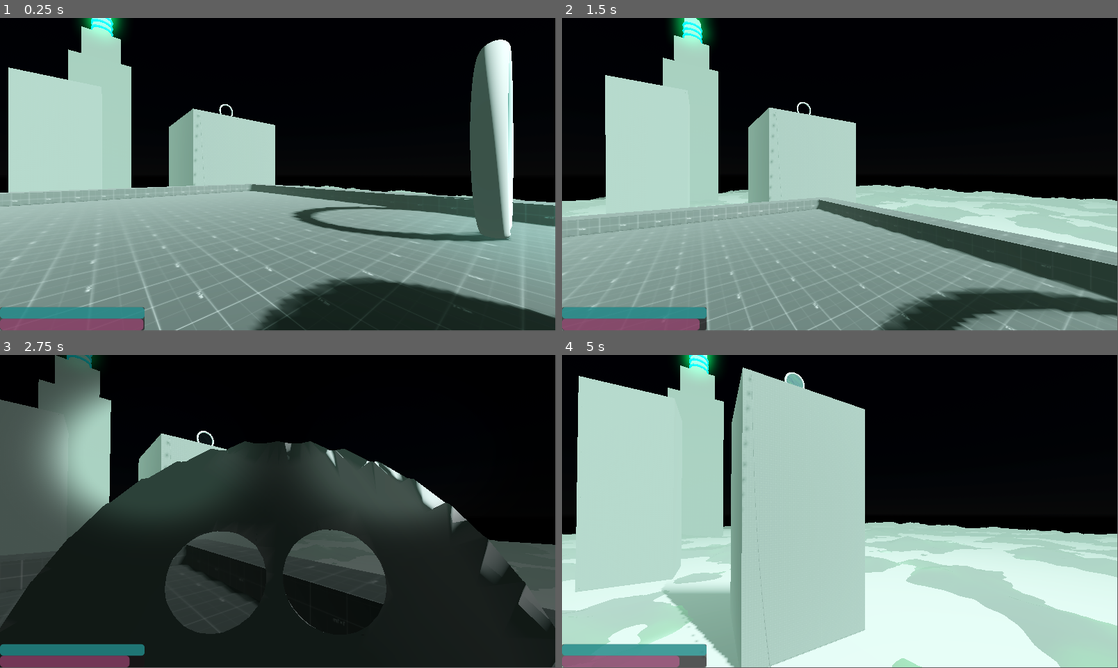
Above: before the commit, frames 1-4 (two rows, left to right).
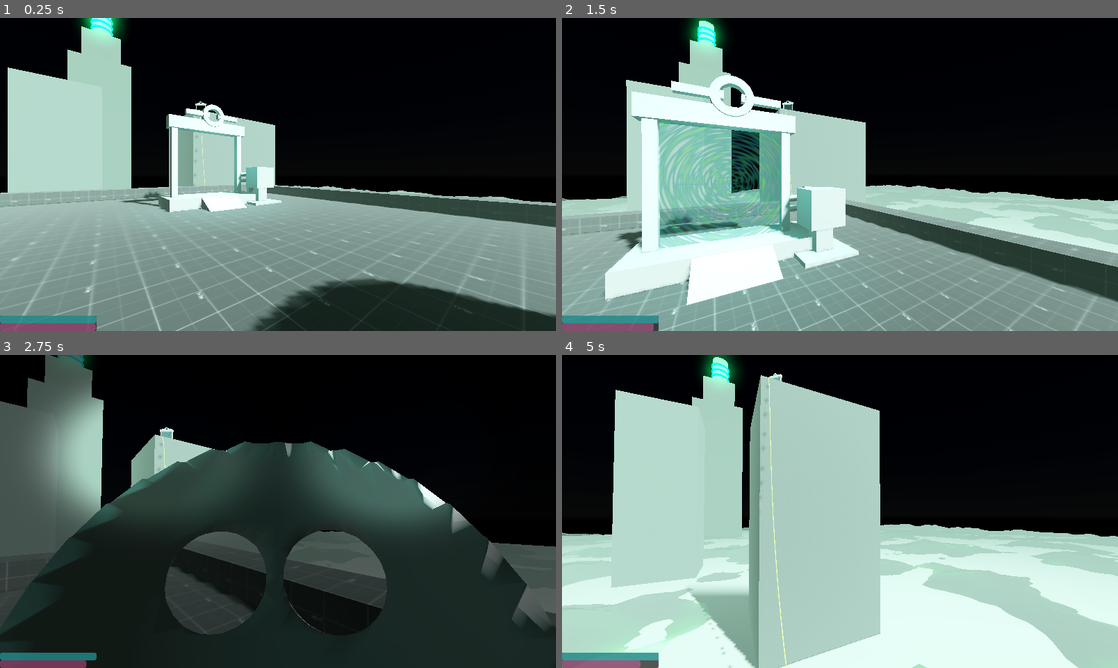
Above: after the commit, the same moments.

Repository: RuffledPlume/GWF-78
Game: Godot game, scene res://Levels/Sandbox.tscn
Two runs of this game, one before a commit and one after it. Both use one fixed random seed, a clock stepped at 60 frames per second and the inputs below.
Inputs (mouse positions are in pixels of both pictures, inside the frame that each line leads up to):
- Up to frame 1 (0.25 s): no input
- Up to frame 2 (1.5 s): move the mouse to (867, 171) at 0.52 s; hold W (Forward) from 0.53 s (still down); click (867, 171) at 0.6 s; tap Space (Jump) at 0.77 s; move the mouse to (812, 174) at 1.27 s; click (812, 174) at 1.35 s
- Up to frame 3 (2.75 s): keep holding W (Forward); tap Space (Jump) at 1.52 s; move the mouse to (289, 505) at 2.02 s; hold Right mouse button (UseMask) from 2.03 s (still down); click (289, 505) at 2.3 s
- Up to frame 4 (5 s): keep holding W (Forward); move the mouse to (834, 514) at 2.77 s; release Right mouse button (UseMask) at 2.78 s; tap Shift at 2.85 s; tap Space (Jump) at 3.02, 3.77, 4.52 s; click (834, 514) at 3.05 s; move the mouse to (878, 514) at 3.52 s; click (878, 514) at 3.6 s; move the mouse to (795, 508) at 4.27 s; click (795, 508) at 4.35 s
In our replay, the window is 799x449 before the commit and 800x450 after it. These sizes can differ from the game's own. Grey fills any space a smaller window leaves; there, only what the larger window draws over its background counts as a difference.

The runs differ from the first frame. In frame 1, 11% of the frame differs, in the area x 0-100%, y 0-100%; in frame 2, 31%; in frame 3, 6.5%; in frame 4, 19%.

Commit message:
Prefabs added and edited
Teleporter, Tower Three and WirePath

Diff:
--- a/Levels/Sandbox.tscn
+++ b/Levels/Sandbox.tscn
@@ -6,11 +6,11 @@
 [ext_resource type="PackedScene" uid="uid://bb30g1n8ji8rw" path="res://Prefabs/Interiors/TowerOne_Interior.tscn" id="3_xenud"]
 [ext_resource type="PackedScene" uid="uid://cqldusysobkbt" path="res://Prefabs/cloud_barrier.tscn" id="4_tisy8"]
 [ext_resource type="PackedScene" uid="uid://fnvvxl6bxw5h" path="res://Prefabs/interaction_test.tscn" id="5_cqemu"]
-[ext_resource type="PackedScene" uid="uid://c0k1dgeaxg3v7" path="res://Prefabs/teleporter.tscn" id="5_lvwsf"]
 [ext_resource type="PackedScene" uid="uid://cy6eqkcaqivhv" path="res://Prefabs/WirePath.tscn" id="7_0jmtq"]
 [ext_resource type="PackedScene" uid="uid://brl17jlt1wlcf" path="res://Prefabs/door.tscn" id="9_yrmud"]
 [ext_resource type="PackedScene" uid="uid://rf8st73cwaom" path="res://Prefabs/teleporter_frequency.tscn" id="10_i0ju0"]
 [ext_resource type="Script" path="res://Scripts/safe_zone.gd" id="10_t3pil"]
+[ext_resource type="PackedScene" uid="uid://ukmadykyy3j3" path="res://Prefabs/teleporter_new.tscn" id="11_a0wa4"]
 
 [sub_resource type="ProceduralSkyMaterial" id="ProceduralSkyMaterial_dl0db"]
 sky_horizon_color = Color(0.64625, 0.65575, 0.67075, 1)
@@ -107,15 +107,20 @@
 shadow_enabled = true
 directional_shadow_blend_splits = true
 
+[node name="Teleporter" parent="." node_paths=PackedStringArray("teleporter_target") instance=ExtResource("11_a0wa4")]
+transform = Transform3D(1, 0, -2.98023e-08, 0, 1, 0, 2.98023e-08, 0, 1, 9, 52.75, -9)
+teleporter_target = NodePath("../Teleporter2")
+
+[node name="Teleporter2" parent="." node_paths=PackedStringArray("teleporter_target") instance=ExtResource("11_a0wa4")]
+transform = Transform3D(-0.707107, 0, 0.707107, 0, 1, 0, -0.707107, 0, -0.707107, 28, 72.75, -65)
+teleporter_target = NodePath("../Teleporter")
+
 [node name="Player" parent="." instance=ExtResource("2_k8lnm")]
 transform = Transform3D(0.766044, 0, -0.642788, 0, 1, 0, 0.642788, 0, 0.766044, 5.23062, 51.5, 0.386765)
 mouse_sensitivity = 0.002
 
 [node name="Camera3D" parent="Player/CameraPivot" index="0"]
 fov = 75.0
-
-[node name="Mask" parent="Player/CameraPivot/Camera3D" index="0"]
-transform = Transform3D(0.769831, 0, 0, 0, -2.78678e-06, 0.769831, 0, -0.769831, -2.78678e-06, 0, -0.5, -0.7)
 
 [node name="Lights" type="Node3D" parent="."]
 
@@ -548,19 +553,7 @@
 
 [node name="Path3D" parent="." instance=ExtResource("7_0jmtq")]
 transform = Transform3D(1, 0, 0, 0, 1, 0, 0, 0, 1, 26, 71, -61)
-curve = SubResource("Curve3D_prnq5")
-
-[node name="Teleporter" parent="." instance=ExtResource("5_lvwsf")]
-transform = Transform3D(1, 0, 0, 0, 1, 0, 0, 0, 1, 13, 52.7, 0)
-
-[node name="TeleporterB" parent="Teleporter" index="7"]
-transform = Transform3D(1, 0, 0, 0, 1, 0, 0, 0, 1, 23, 20.3, -63.2)
-
-[node name="Teleporter2" parent="." instance=ExtResource("5_lvwsf")]
-transform = Transform3D(0.258819, 0, 0.965926, 0, 1, 0, -0.965926, 0, 0.258819, 29, 72, -87)
-
-[node name="TeleporterB" parent="Teleporter2" index="7"]
-transform = Transform3D(1, 0, 0, 0, 1, 0, 0, 0, 1, 3.13303, 28.2, -88.3088)
+curve = SubResource("Curve3D_unv64")
 
 [node name="Door" parent="." instance=ExtResource("9_yrmud")]
 transform = Transform3D(1, 0, 0, 0, 1, 0, 0, 0, 1, -6.96963, 50.5477, -3.21781)
@@ -585,5 +578,3 @@
 transform = Transform3D(-0.0157771, 0, 0.999876, 0, 1, 0, -0.999876, 0, -0.0157771, 1.28181, 50.3749, -9.07563)
 
 [editable path="Player"]
-[editable path="Teleporter"]
-[editable path="Teleporter2"]
--- a/Materials/ToxicCloudParticle.tres
+++ b/Materials/ToxicCloudParticle.tres
@@ -1,6 +1,6 @@
 [gd_resource type="StandardMaterial3D" load_steps=2 format=3 uid="uid://bjq04qxs0o3xj"]
 
-[ext_resource type="Texture2D" uid="uid://bp5dsew7bkfrc" path="res://CloudAlpha.png" id="1_8sha3"]
+[ext_resource type="Texture2D" uid="uid://bp5dsew7bkfrc" path="res://Textures/CloudAlpha.png" id="1_8sha3"]
 
 [resource]
 transparency = 1
--- a/Particles/toxic_cloud_particles.tscn
+++ b/Particles/toxic_cloud_particles.tscn
@@ -1,7 +1,7 @@
 [gd_scene load_steps=22 format=3 uid="uid://drbsattuk6qio"]
 
 [ext_resource type="Material" uid="uid://bjq04qxs0o3xj" path="res://Materials/ToxicCloudParticle.tres" id="1_eqggh"]
-[ext_resource type="Texture2D" uid="uid://1mtqn8awys4t" path="res://CloudTrailAlpha.png" id="2_uis1k"]
+[ext_resource type="Texture2D" uid="uid://1mtqn8awys4t" path="res://Textures/CloudTrailAlpha.png" id="2_uis1k"]
 
 [sub_resource type="Curve" id="Curve_t3qec"]
 _data = [Vector2(0, 0.502443), 0.0, 0.0, 0, 0, Vector2(0.816406, 0.0895765), 0.0, 0.0, 0, 0]
--- /dev/null
+++ b/Prefabs/Interiors/tower_three.tscn
@@ -0,0 +1,239 @@
+[gd_scene load_steps=11 format=3 uid="uid://cr1u7jts1uf3m"]
+
+[ext_resource type="Texture2D" uid="uid://dt48n212okjo6" path="res://Materials/prototype-texture-with-size.png" id="1_n5ve7"]
+[ext_resource type="PackedScene" uid="uid://dikcrsr171oyg" path="res://Prefabs/Player.tscn" id="2_qyg6p"]
+[ext_resource type="PackedScene" uid="uid://cy6eqkcaqivhv" path="res://Prefabs/WirePath.tscn" id="3_akoco"]
+
+[sub_resource type="StandardMaterial3D" id="StandardMaterial3D_bxsof"]
+albedo_texture = ExtResource("1_n5ve7")
+uv1_triplanar = true
+
+[sub_resource type="StandardMaterial3D" id="StandardMaterial3D_u7rse"]
+albedo_texture = ExtResource("1_n5ve7")
+uv1_triplanar = true
+
+[sub_resource type="StandardMaterial3D" id="StandardMaterial3D_aok6m"]
+albedo_texture = ExtResource("1_n5ve7")
+uv1_triplanar = true
+
+[sub_resource type="BoxMesh" id="BoxMesh_1fyna"]
+size = Vector3(1, 2, 1.5)
+
+[sub_resource type="Curve3D" id="Curve3D_vw7jc"]
+resource_local_to_scene = true
+_data = {
+"points": PackedVector3Array(-0.1, 0.3, 0.8, 0.1, -0.3, -0.8, 0.800001, 0, 0.999999, 0.1, 1, 1, -0.1, -1, -1, 0.6, -1.7, -0.800001, 0, 0, 3.3, 0, 0, -3.3, 0.7, -3.2, -8.3, 0, -0.9, 1.8, 0, 0.9, -1.8, 0.900001, -1.8, -16.3, 0, -1.3, 0, 0, 1.3, 0, 0.853174, 2.09972, -20.0034, 1.5, -0.9, 0, -1.5, 0.9, 0, 0.2, 10.9, -20, 1.2, 0.1, 0, -1.2, -0.1, 0, -4.7, 11.4, -20.2, 2.1, 0, 0, -2.1, 0, 0, -10.4, 11, -20, 0.7, -0.3, 0, -0.7, 0.3, 0, -14.7902, 11.405, -19.9979, 0.1, -0.2, 0, -0.1, 0.2, 0, -15.7, 12.3, -20, 0, 0, 1, 0, 0, -1, -15.7, 13.1, -21),
+"tilts": PackedFloat32Array(0, 0, 0, 0, 0, 0, 0, 0, 0, 0, 0)
+}
+point_count = 11
+
+[sub_resource type="CylinderMesh" id="CylinderMesh_hdsig"]
+top_radius = 0.4
+bottom_radius = 0.4
+height = 0.5
+
+[sub_resource type="CylinderMesh" id="CylinderMesh_ynfdi"]
+top_radius = 0.3
+bottom_radius = 0.3
+height = 0.5
+
+[node name="TowerThree" type="Node3D"]
+
+[node name="DirectionalLight3D" type="DirectionalLight3D" parent="."]
+transform = Transform3D(1.04063e-08, 0.499998, 0.866027, -0.499997, -0.750003, 0.433012, 0.866027, -0.43301, 0.249997, 0, 0, 0)
+shadow_enabled = true
+
+[node name="Bridge2" type="CSGBox3D" parent="."]
+transform = Transform3D(0.984808, -0.173648, 0, 0.173648, 0.984808, 0, 0, 0, 1, 28.4477, 5.32605, -10.3)
+material_override = SubResource("StandardMaterial3D_bxsof")
+use_collision = true
+size = Vector3(7.3, 0.1, 3)
+
+[node name="Bridge3" type="CSGBox3D" parent="."]
+transform = Transform3D(0.996195, 0.0871557, 0, -0.0871557, 0.996195, 0, 0, 0, 1, 11.804, 4.86985, -10.3)
+material_override = SubResource("StandardMaterial3D_bxsof")
+use_collision = true
+size = Vector3(4, 0.1, 3)
+
+[node name="Bridge" type="CSGBox3D" parent="."]
+transform = Transform3D(1, 0, 0, 0, 1, 0, 0, 0, 1, 17.5, 4.7, -10.4)
+material_override = SubResource("StandardMaterial3D_bxsof")
+use_collision = true
+size = Vector3(15, 0.1, 2)
+
+[node name="Bridge4" type="CSGBox3D" parent="."]
+transform = Transform3D(1, 0, 0, 0, 1, 0, 0, 0, 1, 21.2, -7.8, -6.75)
+material_override = SubResource("StandardMaterial3D_bxsof")
+use_collision = true
+size = Vector3(22.4, 0.5, 0.7)
+
+[node name="Tower1" type="CSGCombiner3D" parent="."]
+material_override = SubResource("StandardMaterial3D_u7rse")
+use_collision = true
+
+[node name="T3BoundingBox" type="CSGBox3D" parent="Tower1"]
+transform = Transform3D(1, 0, 0, 0, 1, 0, 0, 0, 1, 0, -11, 3)
+material_override = SubResource("StandardMaterial3D_bxsof")
+use_collision = true
+size = Vector3(20, 34, 30)
+
+[node name="Cutout" type="CSGBox3D" parent="Tower1"]
+transform = Transform3D(1, 0, 0, 0, 1, 0, 0, 0, 1, 8, -5.46302, 5)
+material_override = SubResource("StandardMaterial3D_bxsof")
+operation = 2
+use_collision = true
+size = Vector3(4, 4, 4)
+
+[node name="Cutout3" type="CSGBox3D" parent="Tower1"]
+transform = Transform3D(1, 0, 0, 0, 1, 0, 0, 0, 1, 3.5, -5.96302, 2.5)
+material_override = SubResource("StandardMaterial3D_bxsof")
+operation = 2
+use_collision = true
+size = Vector3(4, 3, 9)
+
+[node name="Cutout5" type="CSGBox3D" parent="Tower1"]
+transform = Transform3D(1, 0, 0, 0, 1, 0, 0, 0, 1, 5, -5.963, -5)
+material_override = SubResource("StandardMaterial3D_bxsof")
+operation = 2
+use_collision = true
+size = Vector3(7, 3, 5)
+
+[node name="Cutout6" type="CSGBox3D" parent="Tower1"]
+transform = Transform3D(-4.37114e-08, 0, -1, 0, 1, 0, 1, 0, -4.37114e-08, 6.5, -5.963, -9)
+material_override = SubResource("StandardMaterial3D_bxsof")
+operation = 2
+use_collision = true
+size = Vector3(3, 3, 4)
+
+[node name="Door" type="CSGBox3D" parent="Tower1"]
+transform = Transform3D(1, 0, 0, 0, 1, 0, 0, 0, 1, 5.9, -6.3, 5)
+material_override = SubResource("StandardMaterial3D_bxsof")
+operation = 2
+use_collision = true
+size = Vector3(1, 2.3, 1.5)
+
+[node name="Door2" type="CSGBox3D" parent="Tower1"]
+transform = Transform3D(-4.37114e-08, 0, -1, 0, 1, 0, 1, 0, -4.37114e-08, 3.5, -6.3, -2.1)
+material_override = SubResource("StandardMaterial3D_bxsof")
+operation = 2
+use_collision = true
+size = Vector3(1, 2.3, 1.5)
+
+[node name="Cutout2" type="CSGBox3D" parent="Tower1"]
+transform = Transform3D(0.683013, -0.258819, -0.683013, -0.00623602, 0.933013, -0.359789, 0.73038, 0.25, 0.635646, 10, -5.46302, 5)
+material_override = SubResource("StandardMaterial3D_bxsof")
+operation = 2
+use_collision = true
+size = Vector3(4, 4, 4)
+
+[node name="Tower2" type="CSGCombiner3D" parent="."]
+material_override = SubResource("StandardMaterial3D_aok6m")
+use_collision = true
+
+[node name="T4BoundingBox" type="CSGBox3D" parent="Tower2"]
+transform = Transform3D(-4.37114e-08, 0, -1, 0, 1, 0, 1, 0, -4.37114e-08, 47, -6, -18)
+material_override = SubResource("StandardMaterial3D_bxsof")
+size = Vector3(20, 24, 30)
+
+[node name="LadderCutout" type="CSGBox3D" parent="Tower2"]
+transform = Transform3D(1, 0, 0, 0, 1, 0, 0, 0, 1, 41, 4.5, -25)
+operation = 2
+size = Vector3(2, 3, 2)
+
+[node name="Door" type="CSGBox3D" parent="Tower2"]
+transform = Transform3D(-4.37114e-08, 0, -1, 0, 1, 0, 1, 0, -4.37114e-08, 39.7, -7.2, -16.1)
+operation = 2
+size = Vector3(0.8, 2.3, 1.5)
+
+[node name="Door2" type="CSGBox3D" parent="Tower2"]
+transform = Transform3D(-4.37114e-08, 0, -1, 0, 1, 0, 1, 0, -4.37114e-08, 39.7, -7.2, -14.4)
+operation = 2
+size = Vector3(3, 2.3, 4)
+
+[node name="Cutout" type="CSGBox3D" parent="Tower2"]
+transform = Transform3D(0.965926, 0, 0.258819, 0, 1, 0, -0.258819, 0, 0.965926, 33.067, -5.9, -15.4206)
+operation = 2
+size = Vector3(5, 3, 5)
+
+[node name="Cutout2" type="CSGBox3D" parent="Tower2"]
+transform = Transform3D(1, 0, 0, 0, 1, 0, 0, 0, 1, 37.2, -6.9, -18.421)
+operation = 2
+size = Vector3(9.6, 3, 4)
+
+[node name="CSGBox3D2" type="CSGBox3D" parent="Tower2"]
+transform = Transform3D(1, 0, 0, 0, 1, 0, 0, 0, 1, 42, 1.5, -26)
+operation = 2
+size = Vector3(4, 3, 4)
+
+[node name="CSGBox3D3" type="CSGBox3D" parent="Tower2"]
+transform = Transform3D(0.707107, 0, 0.707107, 0, 1, 0, -0.707107, 0, 0.707107, 45.0607, 1.5, -27.0607)
+operation = 2
+size = Vector3(7, 3, 4)
+
+[node name="CSGBox3D4" type="CSGBox3D" parent="Tower2"]
+transform = Transform3D(1, 0, 0, 0, 1, 0, 0, 0, 1, 50, 0, -29.5)
+size = Vector3(9, 0.1, 3)
+
+[node name="CSGBox3D5" type="CSGBox3D" parent="Tower2"]
+transform = Transform3D(1, 0, 0, 0, 1, 0, 0, 0, 1, 60.75, 0, -29.5)
+size = Vector3(8.5, 0.1, 3)
+
+[node name="CSGBox3D6" type="CSGBox3D" parent="Tower2"]
+transform = Transform3D(-4.37114e-08, 0, -1, 0, 1, 0, 1, 0, -4.37114e-08, 63.45, 0, -16.55)
+size = Vector3(23, 0.1, 3)
+
+[node name="CSGBox3D7" type="CSGBox3D" parent="Tower2"]
+transform = Transform3D(-0.8694, -0.494109, 7.60054e-08, -0.494109, 0.8694, 4.31964e-08, -8.74228e-08, 4.31954e-16, -1, 57.6235, -2.46473, -6.55)
+size = Vector3(10, 0.1, 3)
+
+[node name="CSGBox3D8" type="CSGBox3D" parent="Tower2"]
+transform = Transform3D(-0.999977, 0.0067893, 8.74207e-08, 0.0067893, 0.999977, -5.93541e-10, -8.74228e-08, 4.31954e-16, -1, 37.5, -7.53461, -6.55)
+size = Vector3(17, 0.1, 3)
+
+[node name="CSGBox3D10" type="CSGBox3D" parent="Tower2"]
+transform = Transform3D(1.31133e-07, -2.9677e-10, 1, 0.0067893, 0.999977, -5.93541e-10, -0.999977, 0.0067893, 1.31132e-07, 30.5, -7.46516, -12.0501)
+size = Vector3(8, 0.1, 3)
+
+[node name="CSGBox3D11" type="CSGBox3D" parent="Tower2"]
+transform = Transform3D(1.31133e-07, -2.9677e-10, 1, 0.0067893, 0.999977, -5.93541e-10, -0.999977, 0.0067893, 1.31132e-07, 11.5, -7.55, -0.05)
+size = Vector3(16, 0.1, 3)
+
+[node name="CSGBox3D12" type="CSGBox3D" parent="Tower2"]
+transform = Transform3D(1.31133e-07, -2.9677e-10, 1, 0.0067893, 0.999977, -5.93541e-10, -0.999977, 0.0067893, 1.31132e-07, 8.50001, -7.49231, 4.9498)
+size = Vector3(2, 0.1, 3)
+
+[node name="CSGBox3D9" type="CSGBox3D" parent="Tower2"]
+transform = Transform3D(-0.909156, -0.416455, 7.9481e-08, -0.416455, 0.909156, 3.64077e-08, -8.74228e-08, 4.53832e-15, -1, 50.5735, -6.91304, -7.55)
+size = Vector3(2.5, 1, 1)
+
+[node name="CharacterBody3D" parent="." instance=ExtResource("2_qyg6p")]
+transform = Transform3D(1, 0, 0, 0, 1, 0, 0, 0, 1, 0, 8, -5)
+floor_constant_speed = true
+
+[node name="Generator" type="MeshInstance3D" parent="."]
+transform = Transform3D(2.6, 0, 0, 0, 1, 0, 0, 0, 1, 9.2, -6, -8.7)
+mesh = SubResource("BoxMesh_1fyna")
+
+[node name="Generator2" type="MeshInstance3D" parent="."]
+transform = Transform3D(-4.37114e-08, 0, -1, 0, 1, 0, 1, 0, -4.37114e-08, 33.7, 7, -25.3)
+mesh = SubResource("BoxMesh_1fyna")
+
+[node name="Path3D" parent="." instance=ExtResource("3_akoco")]
+transform = Transform3D(-4.37114e-08, 0, -1, 0, 1, 0, 1, 0, -4.37114e-08, 11.8, -5.9, -9.6)
+curve = SubResource("Curve3D_vw7jc")
+
+[node name="MeshInstance3D" type="MeshInstance3D" parent="."]
+transform = Transform3D(-4.37114e-08, -1, 0, 1, -4.37114e-08, 0, 0, 0, 1, 33, 7.17212, -25.2487)
+mesh = SubResource("CylinderMesh_hdsig")
+
+[node name="MeshInstance3D2" type="MeshInstance3D" parent="."]
+transform = Transform3D(-4.37114e-08, -1, 0, 1, -4.37114e-08, 0, 0, 0, 1, 10.5, -5.9, -8.75)
+mesh = SubResource("CylinderMesh_hdsig")
+
+[node name="MeshInstance3D3" type="MeshInstance3D" parent="."]
+transform = Transform3D(-4.37114e-08, 1, 0, -1, -4.37114e-08, 0, 0, 0, 1, 10.6, -5.9, -8.75)
+mesh = SubResource("CylinderMesh_ynfdi")
+
+[node name="MeshInstance3D4" type="MeshInstance3D" parent="."]
+transform = Transform3D(-4.37114e-08, 1, 0, -1, -4.37114e-08, 0, 0, 0, 1, 32.9, 7.2, -25.25)
+mesh = SubResource("CylinderMesh_ynfdi")
--- a/Prefabs/Interiors/tower_two_interior.tscn
+++ b/Prefabs/Interiors/tower_two_interior.tscn
@@ -112,10 +112,10 @@
 size = Vector3(1, 2.3, 1.5)
 
 [node name="ExitRoomCutout" type="CSGBox3D" parent="."]
-transform = Transform3D(1, 0, 0, 0, 1, 0, 0, 0, 1, -11.8, 11.006, 6.5)
-material_override = SubResource("StandardMaterial3D_prs6i")
-operation = 2
-size = Vector3(2.3, 2.3, 2)
+transform = Transform3D(1, 0, 0, 0, 1, 0, 0, 0, 1, -11.5, 11.006, 6.5)
+material_override = SubResource("StandardMaterial3D_prs6i")
+operation = 2
+size = Vector3(2, 2.3, 2)
 
 [node name="Door3" type="CSGBox3D" parent="."]
 transform = Transform3D(1, 0, 0, 0, 1, 0, 0, 0, 1, 8.2, 3.15, -6.2)
--- a/Prefabs/WirePath.tscn
+++ b/Prefabs/WirePath.tscn
@@ -3,14 +3,17 @@
 [ext_resource type="Texture2D" uid="uid://dt48n212okjo6" path="res://Materials/prototype-texture-with-size.png" id="1_6cx7g"]
 
 [sub_resource type="Curve3D" id="Curve3D_1klkm"]
+resource_local_to_scene = true
 _data = {
-"points": PackedVector3Array(0, 0.9, -1.9, 0, -0.9, 1.9, 0.00066185, 0.0150528, -0.00864792, 0, 6, -1, 0, -6, 1, -3.99939, -11.5198, 6.25143, 0, 13, -10, 0, -13, 10, 0.000610352, -46.932, 16.5907, 0, 0, 0, 0, 0, 0, 0.000610352, -69.5294, 51.1294),
-"tilts": PackedFloat32Array(0, 0, 0, 0)
+"points": PackedVector3Array(-0.8, 1, 1.1, 0.8, -1, -1.1, 0.1, 0, 0.1, 0, 0, 0, 0, 0, 0, 1.90864, 0.0150146, -0.00676739),
+"tilts": PackedFloat32Array(0, 0)
 }
-point_count = 4
+point_count = 2
 
 [sub_resource type="StandardMaterial3D" id="StandardMaterial3D_hadno"]
 albedo_texture = ExtResource("1_6cx7g")
+emission_enabled = true
+emission = Color(0.631373, 0.741176, 0, 1)
 
 [node name="Path3D" type="Path3D"]
 curve = SubResource("Curve3D_1klkm")
--- a/Prefabs/teleporter_new.tscn
+++ b/Prefabs/teleporter_new.tscn
@@ -8,31 +8,27 @@
 
 [sub_resource type="BoxShape3D" id="BoxShape3D_nx65m"]
 
-[sub_resource type="TorusMesh" id="TorusMesh_vvlmt"]
-inner_radius = 2.0
-outer_radius = 2.5
-
-[sub_resource type="ShaderMaterial" id="ShaderMaterial_v8xaa"]
+[sub_resource type="ShaderMaterial" id="ShaderMaterial_511ui"]
 render_priority = 0
 shader = ExtResource("2_kdta8")
-shader_parameter/Mix = 0.0
+shader_parameter/Mix = 1.0
 
-[sub_resource type="CylinderMesh" id="CylinderMesh_v3qn3"]
-top_radius = 2.0
-bottom_radius = 2.0
-height = 0.1
+[sub_resource type="PlaneMesh" id="PlaneMesh_2dgm6"]
+size = Vector2(3, 3)
+subdivide_width = 3
 
 [node name="Teleporter" type="Area3D" node_paths=PackedStringArray("exit_target", "portal_mesh", "teleport_audio", "generation_audio", "transit_audio", "timer")]
 gravity = 0.0
 script = ExtResource("1_4dur1")
 exit_target = NodePath("Teleporter_Exit")
-portal_mesh = NodePath("Torus/Portal")
+portal_mesh = NodePath("Portal")
 teleport_audio = NodePath("TeleportAudio")
 generation_audio = NodePath("GenerationAudio")
 transit_audio = NodePath("TransitAudio")
 timer = NodePath("Timer")
 
 [node name="Timer" type="Timer" parent="."]
+wait_time = 2.0
 one_shot = true
 
 [node name="CollisionShape3D" type="CollisionShape3D" parent="."]
@@ -41,17 +37,6 @@
 
 [node name="Teleporter_Exit" type="Node3D" parent="."]
 transform = Transform3D(1, 0, 0, 0, 1, 0, 0, 0, 1, 0, 2, 0)
-
-[node name="Torus" type="MeshInstance3D" parent="."]
-transform = Transform3D(1, 0, 0, 0, -4.37114e-08, -1, 0, 1, -4.37114e-08, 0, 0, 0)
-mesh = SubResource("TorusMesh_vvlmt")
-skeleton = NodePath("")
-
-[node name="Portal" type="MeshInstance3D" parent="Torus"]
-transform = Transform3D(-1, 8.74228e-08, -3.82137e-15, -8.74228e-08, -1, 8.74228e-08, 3.82137e-15, 8.74228e-08, 1, 0, 0, 0)
-material_override = SubResource("ShaderMaterial_v8xaa")
-mesh = SubResource("CylinderMesh_v3qn3")
-skeleton = NodePath("../../..")
 
 [node name="TeleportAudio" type="AudioStreamPlayer3D" parent="."]
 stream = ExtResource("3_knwcf")
@@ -72,3 +57,107 @@
 light_color = Color(0.439216, 0.862745, 0.788235, 1)
 light_energy = 2.0
 omni_attenuation = 0.8
+
+[node name="Portal" type="MeshInstance3D" parent="."]
+transform = Transform3D(1, 0, 0, 0, 2.03695e-06, -1, 0, -46.6, -4.37115e-08, 0, -0.3, 0)
+material_override = SubResource("ShaderMaterial_511ui")
+mesh = SubResource("PlaneMesh_2dgm6")
+skeleton = NodePath("../TeleporterMesh")
+
+[node name="TeleporterMesh" type="Node3D" parent="."]
+transform = Transform3D(1, 0, 0, 0, 1, 0, 0, 0, 1, 0, -2, 0)
+
+[node name="Mesh" type="Node3D" parent="TeleporterMesh"]
+
+[node name="CSGBox3D" type="CSGBox3D" parent="TeleporterMesh/Mesh"]
+transform = Transform3D(1, 0, 0, 0, 1, 0, 0, 0, 1, -1.6, 1.7, 0)
+use_collision = true
+size = Vector3(0.25, 3, 0.25)
+
+[node name="CSGBox3D8" type="CSGBox3D" parent="TeleporterMesh/Mesh"]
+transform = Transform3D(1, 0, 0, 0, 1, 0, 0, 0, 1, 1.4, 1.7, 0)
+use_collision = true
+size = Vector3(0.25, 3, 0.25)
+
+[node name="CSGBox3D3" type="CSGBox3D" parent="TeleporterMesh/Mesh"]
+transform = Transform3D(1, 0, 0, 0, 1, 0, 0, 0, 1, -0.1, 3.4, 0)
+use_collision = true
+size = Vector3(3.5, 0.5, 0.5)
+
+[node name="CSGBox3D4" type="CSGBox3D" parent="TeleporterMesh/Mesh"]
+transform = Transform3D(1, 0, 0, 0, 1, 0, 0, 0, 1, 0.1, 0, 0)
+use_collision = true
+size = Vector3(4.2, 0.5, 2)
+
+[node name="CSGBox3D5" type="CSGBox3D" parent="TeleporterMesh/Mesh"]
+transform = Transform3D(1, 0, 0, 0, 1, 0, 0, 0, 1, 2.1, 1.05, 1)
+use_collision = true
+
+[node name="CSGBox3D6" type="CSGBox3D" parent="TeleporterMesh/Mesh"]
+transform = Transform3D(1, 0, 0, 0, 1, 0, 0, 0, 1, 2.1, 0.2, 1)
+use_collision = true
+size = Vector3(0.5, 1, 0.5)
+
+[node name="CSGBox3D9" type="CSGBox3D" parent="TeleporterMesh/Mesh"]
+transform = Transform3D(1, 0, 0, 0, 1, 0, 0, 0, 1, 2.1, 0.9, 0)
+use_collision = true
+size = Vector3(0.2, 1.3, 0.2)
+
+[node name="CSGBox3D7" type="CSGBox3D" parent="TeleporterMesh/Mesh"]
+transform = Transform3D(1, 0, 0, 0, 1, 0, 0, 0, 1, 2.1, -0.2, 1)
+use_collision = true
+size = Vector3(1.5, 0.2, 1.5)
+
+[node name="CSGCylinder3D" type="CSGCylinder3D" parent="TeleporterMesh/Mesh"]
+transform = Transform3D(-4.37114e-08, 1, 0, -1, -4.37114e-08, 0, 0, 0, 1, 1.8, 0.9, 0)
+use_collision = true
+radius = 0.1
+height = 0.6
+
+[node name="CSGCylinder3D2" type="CSGCylinder3D" parent="TeleporterMesh/Mesh"]
+transform = Transform3D(-4.37114e-08, 1, 0, -1, -4.37114e-08, 0, 0, 0, 1, 1.8, 1.2, 0)
+use_collision = true
+radius = 0.1
+height = 0.6
+
+[node name="CSGCylinder3D3" type="CSGCylinder3D" parent="TeleporterMesh/Mesh"]
+transform = Transform3D(1.91069e-15, -4.37114e-08, -1, -1, -4.37114e-08, 0, -4.37114e-08, 1, -4.37114e-08, 2.1, 0.9, 0.4)
+use_collision = true
+radius = 0.1
+height = 0.6
+
+[node name="CSGCylinder3D4" type="CSGCylinder3D" parent="TeleporterMesh/Mesh"]
+transform = Transform3D(1.91069e-15, -4.37114e-08, -1, -1, -4.37114e-08, 0, -4.37114e-08, 1, -4.37114e-08, 2.1, 1.2, 0.4)
+use_collision = true
+radius = 0.1
+height = 0.6
+
+[node name="CSGPolygon3D" type="CSGPolygon3D" parent="TeleporterMesh/Mesh"]
+transform = Transform3D(-4.37114e-08, 0, 1.6, 0, 0.438615, 0, -1, 0, -6.99382e-08, 0.8, -0.2, 2)
+use_collision = true
+polygon = PackedVector2Array(0, -0.1, 0, -0.1, 1, 1, 1, 0)
+
+[node name="CSGBox3D2" type="CSGBox3D" parent="TeleporterMesh/Mesh"]
+transform = Transform3D(-4.37114e-08, -1, 0, 1, -4.37114e-08, 0, 0, 0, 1, -0.7, 3.9, 0.2)
+use_collision = true
+size = Vector3(0.2, 1, 0.2)
+
+[node name="CSGBox3D10" type="CSGBox3D" parent="TeleporterMesh/Mesh"]
+transform = Transform3D(-4.37114e-08, -1, 0, 1, -4.37114e-08, 0, 0, 0, 1, 0.7, 3.9, 0.2)
+use_collision = true
+size = Vector3(0.2, 1, 0.2)
+
+[node name="CSGCombiner3D" type="CSGCombiner3D" parent="TeleporterMesh"]
+transform = Transform3D(1, 0, 0, 0, 1, 0, 0, 0, 1, 0, 0, -0.1)
+
+[node name="CSGCylinder3D" type="CSGCylinder3D" parent="TeleporterMesh/CSGCombiner3D"]
+transform = Transform3D(1, 0, 0, 0, -4.37114e-08, -1, 0, 1, -4.37114e-08, 0, 3.9, 0.3)
+height = 0.25
+sides = 36
+
+[node name="CSGCylinder3D2" type="CSGCylinder3D" parent="TeleporterMesh/CSGCombiner3D"]
+transform = Transform3D(1, 0, 0, 0, -4.37114e-08, -1, 0, 1, -4.37114e-08, 0, 3.9, 0.3)
+operation = 2
+radius = 0.3
+height = 0.5
+sides = 36
--- a/Scripts/teleporter_new.gd
+++ b/Scripts/teleporter_new.gd
@@ -48,9 +48,10 @@
 
 func fix_teleporter() -> void:
 		#Below needs to be put into 'working teleporter' function which executes once is_working = true
-	if Input.is_action_just_pressed("Interact"):
+	if Input.is_action_just_pressed("Interact") and not is_working:
 		var tween := create_tween()
 		tween.tween_method(func(t): portal_material.set_shader_parameter("Mix", t), 0.0, 1.0, 2.0)
+		is_working = true
 
 func _on_timer_timeout() -> void:
 	interact_timer = false
--- a/Shader/Portal.tres
+++ b/Shader/Portal.tres
@@ -183,7 +183,6 @@
 
 }
 "
-graph_offset = Vector2(-300.109, 93.9147)
 modes/cull = 2
 flags/unshaded = true
 nodes/fragment/0/position = Vector2(1860, -100)
--- a/project.godot
+++ b/project.godot
@@ -17,8 +17,8 @@
 
 [display]
 
-window/size/viewport_width=960
-window/size/viewport_height=540
+window/size/viewport_width=1440
+window/size/viewport_height=810
 
 [input]
 
Not shown: 1 places in Levels/Sandbox.tscn that only renumber resources
Not shown: 2 places in Particles/toxic_cloud_particles.tscn that only renumber resources
Not shown: 1 places in Prefabs/teleporter_new.tscn that only renumber resources
Not shown, changed: Textures/CloudAlpha.png.import
Renamed: CloudTrailAlpha.png -> Textures/CloudTrailAlpha.png
Not shown, changed: Textures/CloudTrailAlpha.png.import
Not shown, added: Textures/CloudAlpha.png
